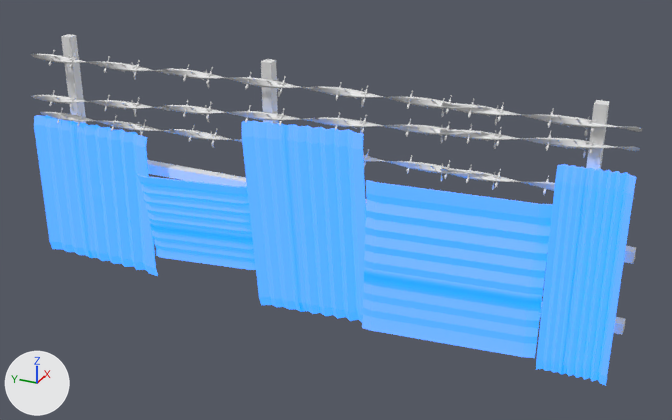
The FBX model GameProject2017/Assets/Prefabs/Environment/fence/Bfence/cloture-fence-straight-regular.fbx as it was, and as the next commit left it.
Rendered twice from a 50 mm camera at (-77.5, -60.2, 47.8) aimed at (-4.5, -27.4, 11.3). Lighting does not change. The marker at lower left points along +X, +Y and +Z. Where no turn or scale is listed for an object, it has been applied to the vertices.

Objects in the first picture: 'Cube.004', 'barbewire.001', 'fenceWall1.004'.
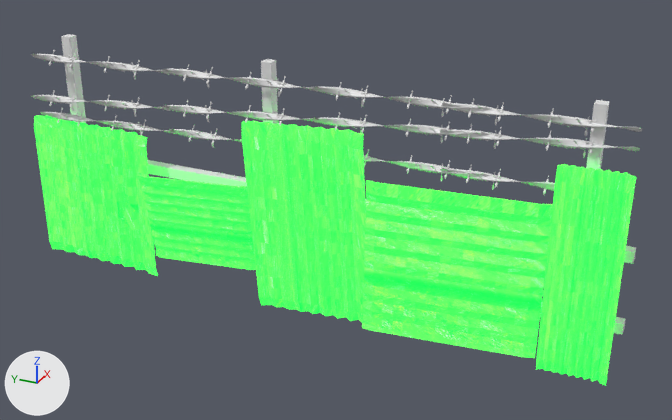
Pixel boxes (x1, y1, x2, y2) of what changed, in the pictures (672 x 420 px):
'fenceWall1.004', recoloured (blue to green): (34, 115, 636, 386) in both

Diff of the bpy script that builds the scene:
```diff
--- a/GameProject2017/Assets/Prefabs/Environment/fence/Bfence/cloture-fence-straight-regular.fbx.py
+++ b/GameProject2017/Assets/Prefabs/Environment/fence/Bfence/cloture-fence-straight-regular.fbx.py
@@ mat_material_004 @@
 mat_material_004 = principled_material('Material.004')
-mat_material_004.texture = img_fence_background1_png
+mat_material_004.texture = img_fence_background1_png  # with its transparency
 mat_material_004.roughness = 0.69
-mat_material_004.emission_color = (0.0, 0.193, 0.8)  # blue #007ae7
+mat_material_004.emission_color = (0.0, 0.8, 0.0531)  # green #00e741
 mat_material_004.emission_strength = 2.0
```
